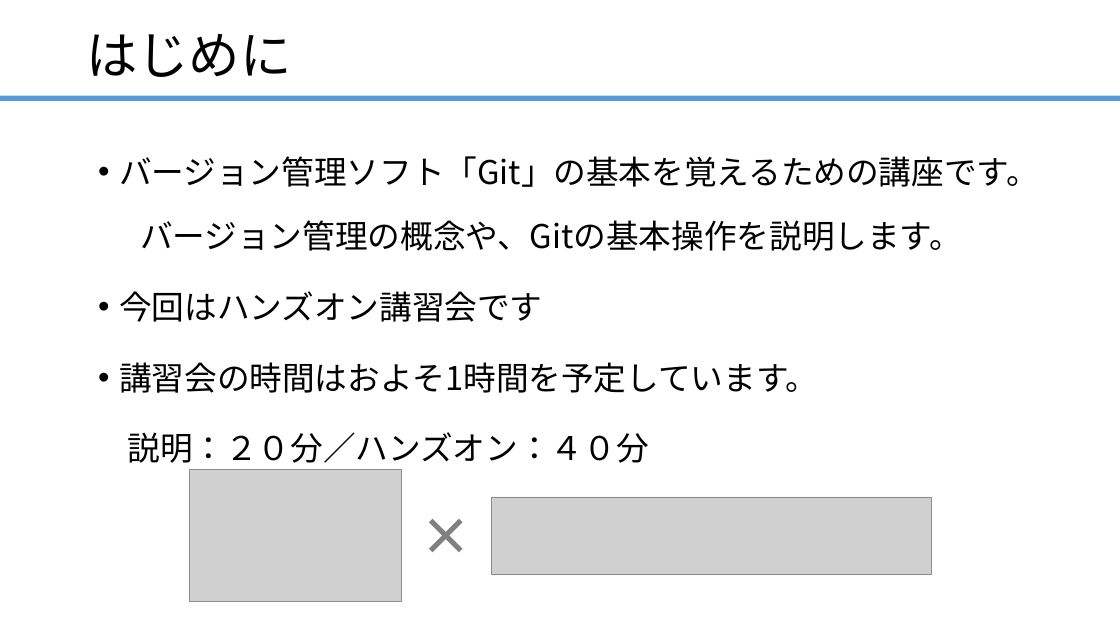
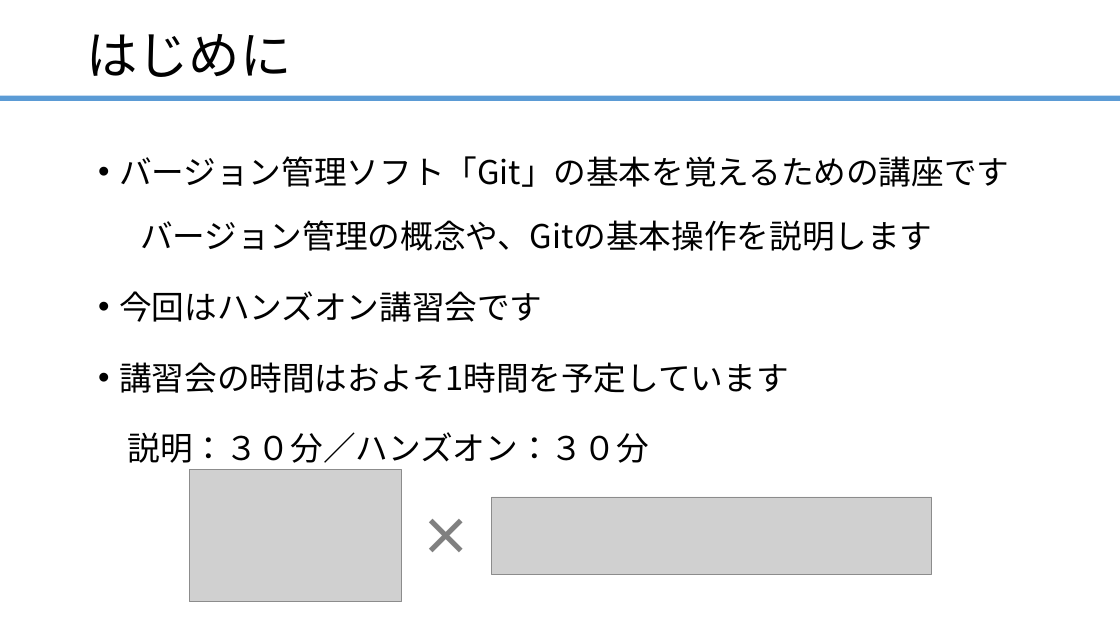
Before and after one commit to ainsAins/git4beginners, a slide deck: slide 2 of ハンズオン_Git入門.pptx. Drawn at 1120x630 pixels with LibreOffice and Linux fonts; fonts in the diff are those of the drawing; grey boxes stand for pictures. Boxes give left, top, right and bottom in pixels: in the first picture for what was removed or moved away, otherwise in the second. Text is boxed around its words. In the diff, an @@ line names an element or a change of style, - is before the commit and + after.

```diff
--- a/ハンズオン_Git入門.pptx
+++ b/ハンズオン_Git入門.pptx
@@ text at (119, 156, 1009, 251): text changed @@
-• バージョン管理ソフト「Git」の基本を覚えるための講座です。
-  バージョン管理の概念や、Gitの基本操作を説明します。
+• バージョン管理ソフト「Git」の基本を覚えるための講座です
+  バージョン管理の概念や、Gitの基本操作を説明します
@@ text at (119, 362, 789, 463): text changed @@
-• 講習会の時間はおよそ1時間を予定しています。
-説明：２０分／ハンズオン：４０分
+• 講習会の時間はおよそ1時間を予定しています
+説明：３０分／ハンズオン：３０分
```
Also in this commit, not shown: 5 other slides changed, 7 slides added.
